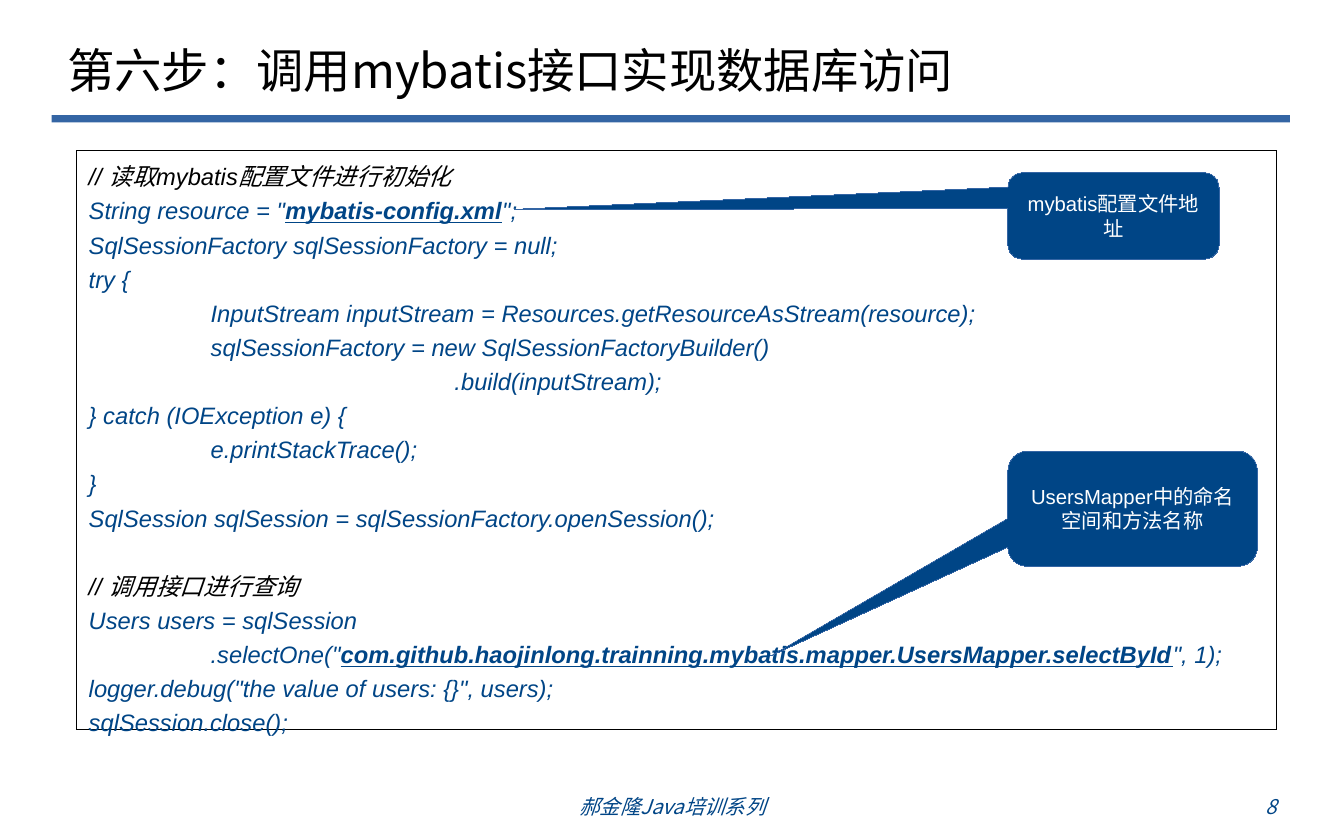
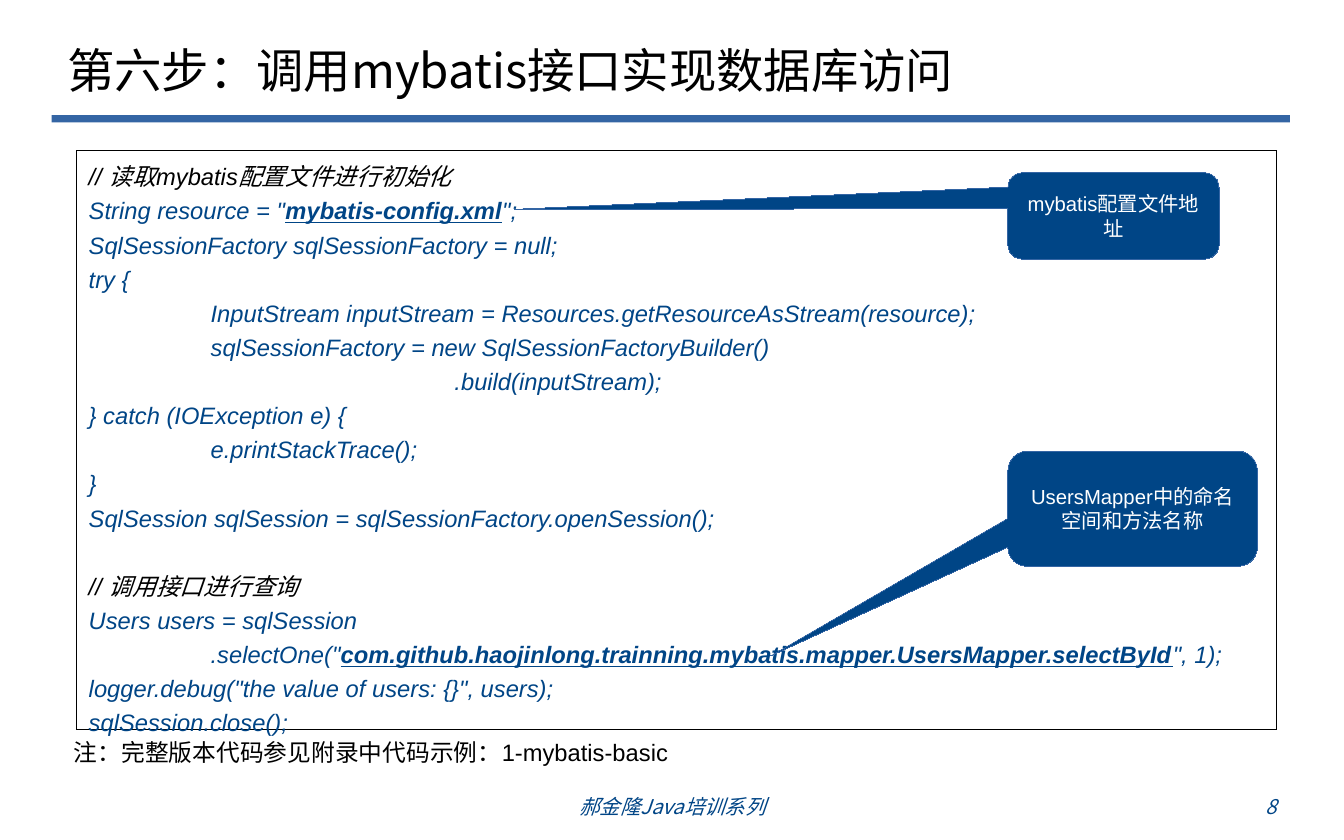
Before and after one commit to haojinlong/trainning, a slide deck: slide 8 of doc/odp/郝金隆JavaEE基础培训1：mybatis培训.odp. Drawn at 1344x840 pixels with LibreOffice and Linux fonts; fonts in the diff are those of the drawing; background and template pictures are left out. Boxes give left, top, right and bottom in pixels: in the first picture for what was removed or moved away, otherwise in the second. Text is boxed around its words. In the diff, an @@ line names an element or a change of style, - is before the commit and + after.

```diff
--- a/doc/odp/郝金隆JavaEE基础培训1：mybatis培训.odp
+++ b/doc/odp/郝金隆JavaEE基础培训1：mybatis培训.odp
@@ text added at [74, 741, 668, 766], 14 pt, text #000000 @@
+注：完整版本代码参见附录中代码示例：1-mybatis-basic
```
Also in this commit, not shown: 4 other slides changed, 3 slides added.
